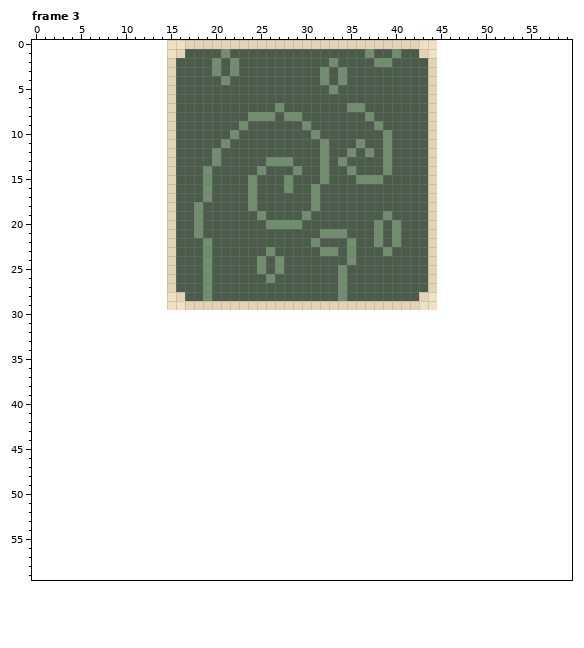
Pixel-art file: Assets/Sprites/Environment/Options/.WallOption.aseprite. Above is the file before it was changed.
30x30 pixels, 3 frames. Shown: frame 3. The old version is drawn lined up with the new one, on the new canvas. The commit also changed other frames, which this record leaves out.
And afterwards:
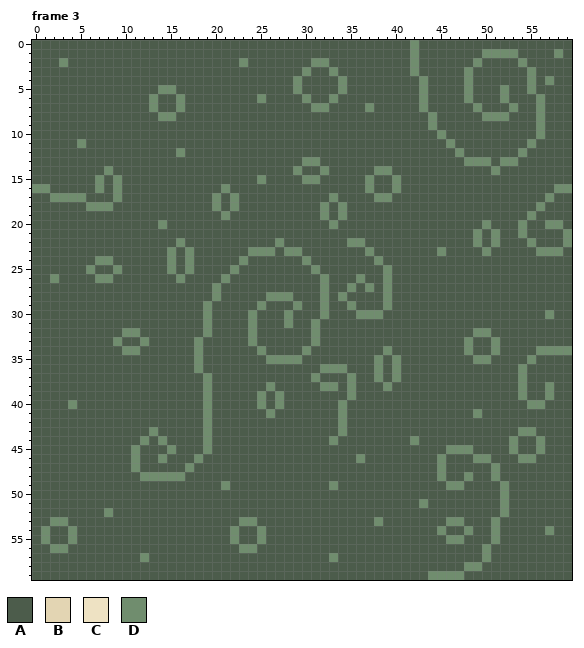
Palette (. is transparent): A #4c5c4b  B #e3d5b3  C #eee2c3  D #708d6e
The exact change:
canvas 30x30 -> 60x60, the old top-left corner now at 15,0
Changed rows in their new state; - is an unchanged pixel.
Frame 3:
first column x 0:
 0 AAAAAAAAAAAAAAAAAAAAAAAAAAAAAAAAAAAAAAAAAADAAAAAAAAAAAAAAAAA
 1 AAAAAAAAAAAAAAAAA----A---------------A--A-DAAAAAAADDDDAAAADA
 2 AAADAAAAAAAAAAAA----A-AD-------DDA----AA--D-AAAAADAAAADAAAAA
 3 AAAAAAAAAAAAAAAA----A-A-------D-ADA-------D-AAAADAAAAAADAAAA
 4 AAAAAAAAAAAAAAAA-----A-------D--A----------DAAAADAAAAAADADAA
 5 AAAAAAAAAAAAAADD-------------D---AD--------DAAAADAAADAADAAAA
 6 AAAAAAAAAAAAADAAD--------D----D--D---------DAAAADAAADAAADAAA
 7 AAAAAAAAAAAAADAAD----------A---DD--AAD-----DAAAAADAAADAADAAA
 8 AAAAAAAAAAAAAADD--------AAA-AA-------A------DAAAAADDDAAADAAA
 9 AAAAAAAAAAAAAAAA-------A------A-------A-----DAAAAAAAAAAADAAA
10 AAAAAAAAAAAAAAAA------A--------A-------A----ADAAAAAAAAAADAAA
11 AAAAADAAAAAAAAAA-----A----------A---A--A----AADAAAAAAAADAAAA
12 AAAAAAAAAAAAAAAAD---A-----------A--A-A-A----AAADAAAAAADAAAAA
13 AAAAAAAAAAAAAAAA----A-----AAA-DDA-A----A----AAAADDDADDAAAAAA
14 AAAAAAAADAAAAAAA---A-----A---------A--D-----AAAAAAADAAAAAAAA
15 AAAAAAADADAAAAAA---A----AD--A-DDA---A-A-D---AAAAAAAAAAAAAAAA
16 DDAAAAADADAAAAAA---A-D--A---A--A-----D--D---AAAAAAAAAAAAAADD
17 AADDDDAAADAAAAAA---AD-D-A------A-D----DD----AAAAAAAAAAAAADAA
18 AAAAAADDDAAAAAAA--A-D-D-A------AD-D---------AAAAAAAAAAAADAAA
19 AAAAAAAAAAAAAAAA--A--D---A----A-D-D----A----AAAAAAAAAAADAAAA
20 AAAAAAAAAAAAAADA--A-------AAAA---D----A-A---AAAAAADAAADAADDA
21 AAAAAAAAAAAAAAAA--A-------------AAA---A-A---AAAAADADAADAAAAD
22 AAAAAAAAAAAAAAAAD--A-------D---A----D-A-A---AAAAADADAAADAAAD
23 AAAAAAAAAAAAAAAD-D-A----DD--DD--AA-A-D-A----ADAAAADAAAAADDDA
24 AAAAAAADDAAAAAAD-D-A---D-A-A--D----A--D-----AAAAAAAAAAAAAAAA
25 AAAAAADAADAAAAAD-D-A--D--A-A---D--A----D----AAAAAAAAAAAAAAAA
26 AADAAAADDAAAAAAAD--A-D----A-----D-A-D--D----AAAAAAAAAAAAAAAA
27 AAAAAAAAAAAAAAAA---AD-----------D-AD-D-D----AAAAAAAAAAAAAAAA
28 AAAAAAAAAAAAAAAAA--AD-----DDD---D------D---AAAAAAAAAAAAAAAAA
29 AAAAAAAAAAAAAAAAAAADAAAAADAAADAADAADAAADAAAAAAAAAAAAAAAAAAAA
30 AAAAAAAAAAAAAAAAAAADAAAADAAADAAADAAADDDAAAAAAAAAAAAAAAAAADAA
31 AAAAAAAAAAAAAAAAAAADAAAADAAADAADAAAAAAAAAAAAAAAAAAAAAAAAAAAA
32 AAAAAAAAAADDAAAAAAADAAAADAAAAAADAAAAAAAAAAAAAAAAADDAAAAAAAAA
33 AAAAAAAAADAADAAAAADAAAAADAAAAAADAAAAAAAAAAAAAAAADAADAAAAAAAA
34 AAAAAAAAAADDAAAAAADAAAAAADAAAADAAAAAAAADAAAAAAAADAADAAAADDDD
35 AAAAAAAAAAAAAAAAAADAAAAAAADDDDAAAAAAAADADAAAAAAAADDAAAADAAAA
36 AAAAAAAAAAAAAAAAAADAAAAAAAAAAAAADDDAAADADAAAAAAAAAAAAADAAAAA
37 AAAAAAAAAAAAAAAAAAADAAAAAAAAAAADAAADAADADAAAAAAAAAAAAADAAAAA
38 AAAAAAAAAAAAAAAAAAADAAAAAADAAAAADDADAAADAAAAAAAAAAAAAADAADAA
39 AAAAAAAAAAAAAAAAAAADAAAAADADAAAAAAADAAAAAAAAAAAAAAAAAADAADAA
40 AAAADAAAAAAAAAAAAAADAAAAADADAAAAAADAAAAAAAAAAAAAAAAAAAADDAAA
41 AAAAAAAAAAAAAAAAAAADAAAAAADAAAAAAADAAAAAAAAAAAAAADAAAAAAAAAA
42 AAAAAAAAAAAAAAAAAAADAAAAAAAAAAAAAADAAAAAAAAAAAAAAAAAAAAAAAAA
43 AAAAAAAAAAAAADAAAAADAAAAAAAAAAAAAADAAAAAAAAAAAAAAAAAAADDAAAA
44 AAAAAAAAAAAADADAAAADAAAAAAAAAAAAADAAAAAAAADAAAAAAAAAADAADAAA
45 AAAAAAAAAAADAAADAAADAAAAAAAAAAAAAAAAAAAAAAAAAADDDAAAADAADAAA
46 AAAAAAAAAAADAADAAADAAAAAAAAAAAAAAAAADAAAAAAAADAAADDAAADDAAAA
47 AAAAAAAAAAADAAAAADAAAAAAAAAAAAAAAAAAAAAAAAAAADAAAAADAAAAAAAA
48 AAAAAAAAAAAADDDDDAAAAAAAAAAAAAAAAAAAAAAAAAAAADAADAADAAAAAAAA
49 AAAAAAAAAAAAAAAAAAAAADAAAAAAAAAAADAAAAAAAAAAAADDAAAADAAAAAAA
50 AAAAAAAAAAAAAAAAAAAAAAAAAAAAAAAAAAAAAAAAAAAAAAAAAAAADAAAAAAA
51 AAAAAAAAAAAAAAAAAAAAAAAAAAAAAAAAAAAAAAAAAAADAAAAAAAADAAAAAAA
52 AAAAAAAADAAAAAAAAAAAAAAAAAAAAAAAAAAAAAAAAAAAAAAAAAAADAAAAAAA
53 AADDAAAAAAAAAAAAAAAAAAADDAAAAAAAAAAAAADAAAAAAADDAAADAAAAAAAA
54 ADAADAAAAAAAAAAAAAAAAADAADAAAAAAAAAAAAAAAAAAADAADAADAAAAADAA
55 ADAADAAAAAAAAAAAAAAAAADAADAAAAAAAAAAAAAAAAAAAADDAAADAAAAAAAA
56 AADDAAAAAAAAAAAAAAAAAAADDAAAAAAAAAAAAAAAAAAAAAAAAADAAAAAAAAA
57 AAAAAAAAAAAADAAAAAAAAAAAAAAAAAAAADAAAAAAAAAAAAAAAADAAAAAAAAA
58 AAAAAAAAAAAAAAAAAAAAAAAAAAAAAAAAAAAAAAAAAAAAAAAADDAAAAAAAAAA
59 AAAAAAAAAAAAAAAAAAAAAAAAAAAAAAAAAAAAAAAAAAAADDDDAAAAAAAAAAAA
